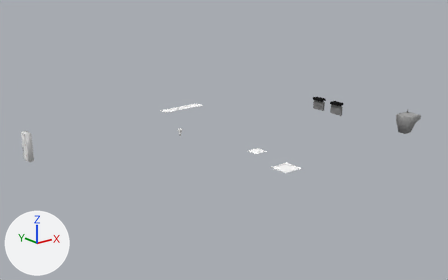
A saved change to the Blender file CNS_Unity/Assets/CNS_BuildingUnity.blend.
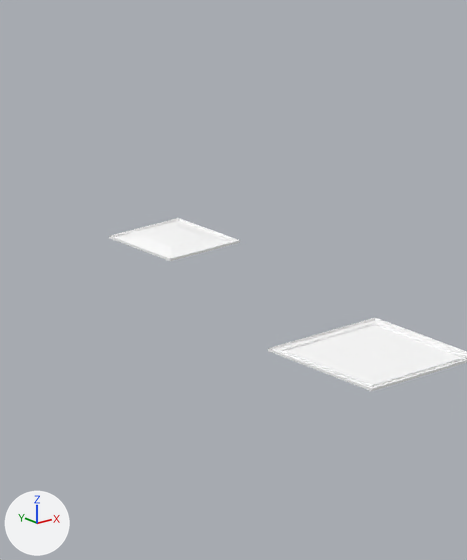
The first picture shows the older version from a 50 mm lens placed at (-7.44, -8.04, 4.56), pointed at (0.7, 2.13, 0.49). The close-ups show both versions on the part from 52% to 67% of the width and 41% to 71% of the height of that picture; other places that the commit changed are outside them. The lights are fixed; the arrows at lower left show +X, +Y and +Z. The same objects are shown in both versions, whatever each file hides.

The first close-up shows 'CeilingVent', 'CeilingVentHoles'.
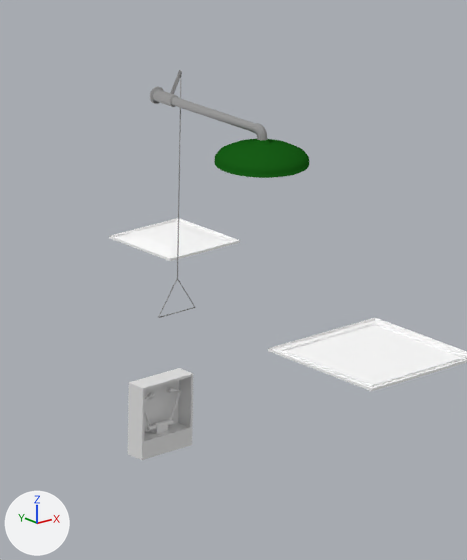
Pixel boxes [x1, y1, x2, y2] of what changed, in the close-ups (467 x 560 px):
'Cube.001', added: after [128, 368, 193, 460]
'Shower', added: after [150, 70, 309, 318]
    faces in mat_material_005 (dark green #195d18): [214, 139, 309, 178]
    faces in mat_showerpipes (grey #999999): [150, 70, 267, 318]
'Cube.003', added: after [144, 387, 181, 427]
'Cube.004', added: after [153, 420, 168, 434]
'Cube.002', added: after [147, 420, 174, 431]

Patch to the scene script:
```diff
--- a/CNS_Unity/Assets/CNS_BuildingUnity.blend.py
+++ b/CNS_Unity/Assets/CNS_BuildingUnity.blend.py
@@ me_cylinder_007_1 @@
+me_cylinder_007_1.from_pydata(...)  # 1176 vertices, 1072 faces; spans x -0.146..0.108, y -0.48..0.078, z -0.696..0.008
+# faces by material slot: [430, 642]
+me_cylinder_007_1.materials.append(mat_showerpipes)  # grey #999999
+me_cylinder_007_1.materials.append(mat_material_005)  # dark green #195d18
@@ me_cube_019 @@
+me_cube_019.from_pydata(...)  # 20 vertices, 18 faces; spans x -0.095..0.095, y -0.029..0.031, z -0.099..0.116
@@ me_cube_020 @@
+me_cube_020.from_pydata(...)  # 44 vertices, 24 faces; spans x -0.046..0.046, y -0.0045..0.0045, z -0.0044..0.0044
@@ me_cube_022 @@
+me_cube_022.from_pydata(...)  # 110 vertices, 101 faces; spans x -0.0407..0.0078, y -0.0085..0.0088, z -0.0125..0.0977
@@ me_cube_026 @@
+me_cube_026.from_pydata(...)  # 40 vertices, 30 faces; spans x -0.01..0.01, y -0.0097..0.0097, z -0.0154..0.0129
@@ ob_shower @@
+ob_shower = bpy.data.objects.new('Shower', me_cylinder_007_1)
+ob_shower.location = (0.019, 0.265, 1.341)
@@ ob_cube_001 @@
+ob_cube_001 = bpy.data.objects.new('Cube.001', me_cube_019)
+ob_cube_001.location = (0.016, 0.32, 0.321)
@@ ob_cube_003 @@
+ob_cube_003 = bpy.data.objects.new('Cube.003', me_cube_022)
+ob_cube_003.location = (-0.018, 0.322, 0.305)
+_m = ob_cube_003.modifiers.new('Mirror', 'MIRROR')
+_m.mirror_object = ob_cube_002
@@ ob_cube_002 @@
+ob_cube_002 = bpy.data.objects.new('Cube.002', me_cube_020)
+ob_cube_002.location = (0.016, 0.323, 0.295)
+ob_cube_002.scale = (1.0, 1.35, 1.35)
@@ ob_cube_004 @@
+ob_cube_004 = bpy.data.objects.new('Cube.004', me_cube_026)
+ob_cube_004.location = (0.006, 0.323, 0.291)
+_m = ob_cube_004.modifiers.new('Mirror', 'MIRROR')
+_m.use_clip = True
+_m.mirror_object = ob_cube_002
```
